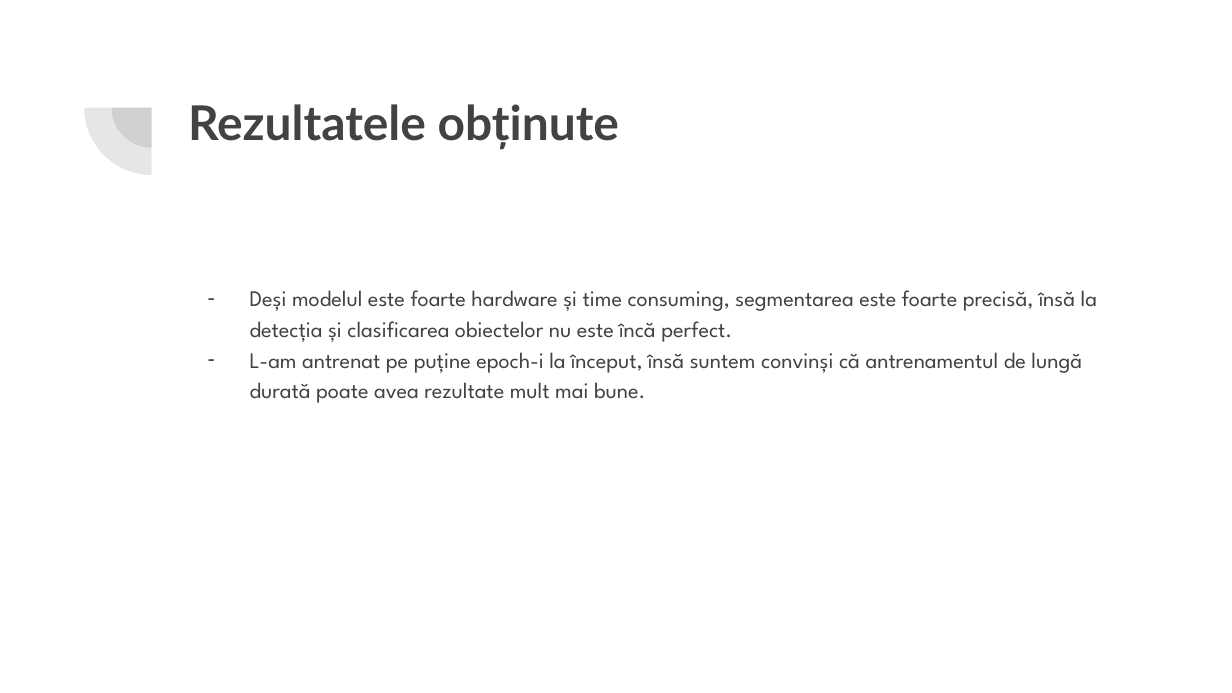
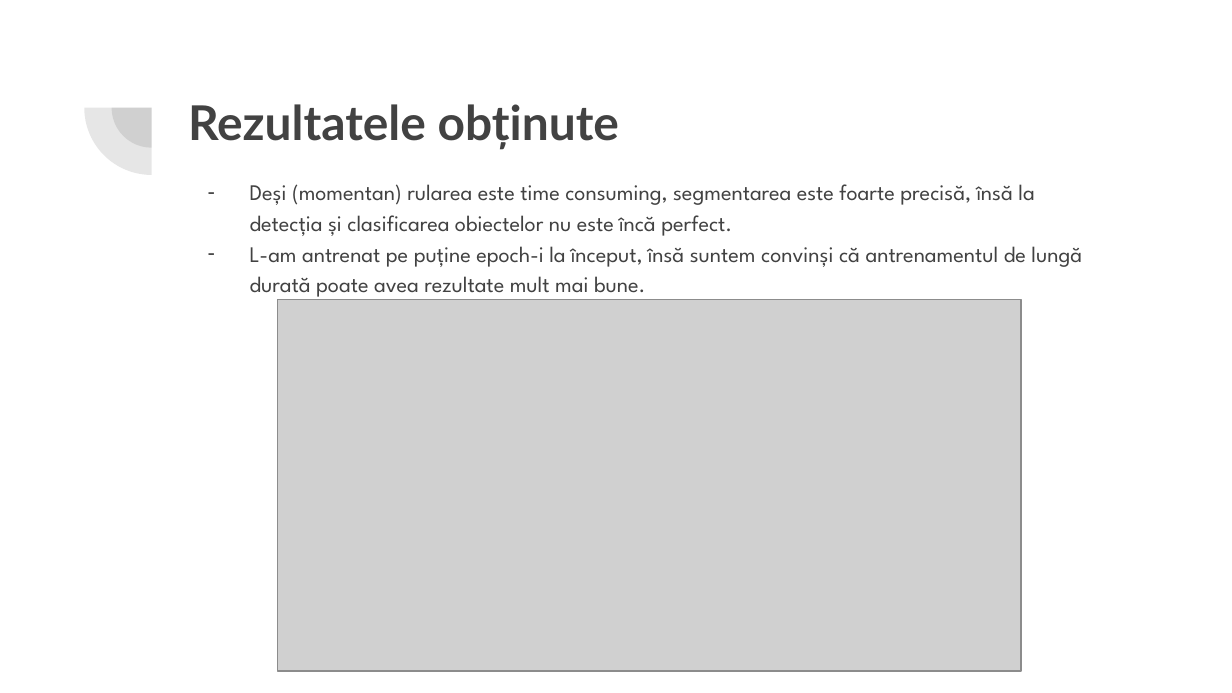
Before and after one commit to Erich112/PI-proiect, a slide deck: slide 4 of doc/Prezentare_SI01.pptx. Drawn at 1232x693 pixels with LibreOffice and Linux fonts; fonts in the diff are those of the drawing; grey boxes stand for pictures. Boxes give left, top, right and bottom in pixels: in the first picture for what was removed or moved away, otherwise in the second. Text is boxed around its words. In the diff, an @@ line names an element or a change of style, - is before the commit and + after.

```diff
--- a/doc/Prezentare_SI01.pptx
+++ b/doc/Prezentare_SI01.pptx
@@ text "Deși (momentan) rularea este time ...": place and size @@
-text "Deși (momentan) rularea este time ..." at bbox=[250, 290, 1097, 403]
+text "Deși (momentan) rularea este time ..." at bbox=[250, 184, 1082, 297]
@@ text at bbox=[250, 184, 1034, 236]: text changed @@
-– Deși modelul este foarte hardware și time consuming, segmentarea este foarte precisă, însă la detecția și clasificarea obiectelor nu este încă perfect.
+– Deși (momentan) rularea este time consuming, segmentarea este foarte precisă, însă la detecția și clasificarea obiectelor nu este încă perfect.
@@ picture added at bbox=[277, 299, 1021, 671] @@
```
Also in this commit, not shown: 1 slide added.
